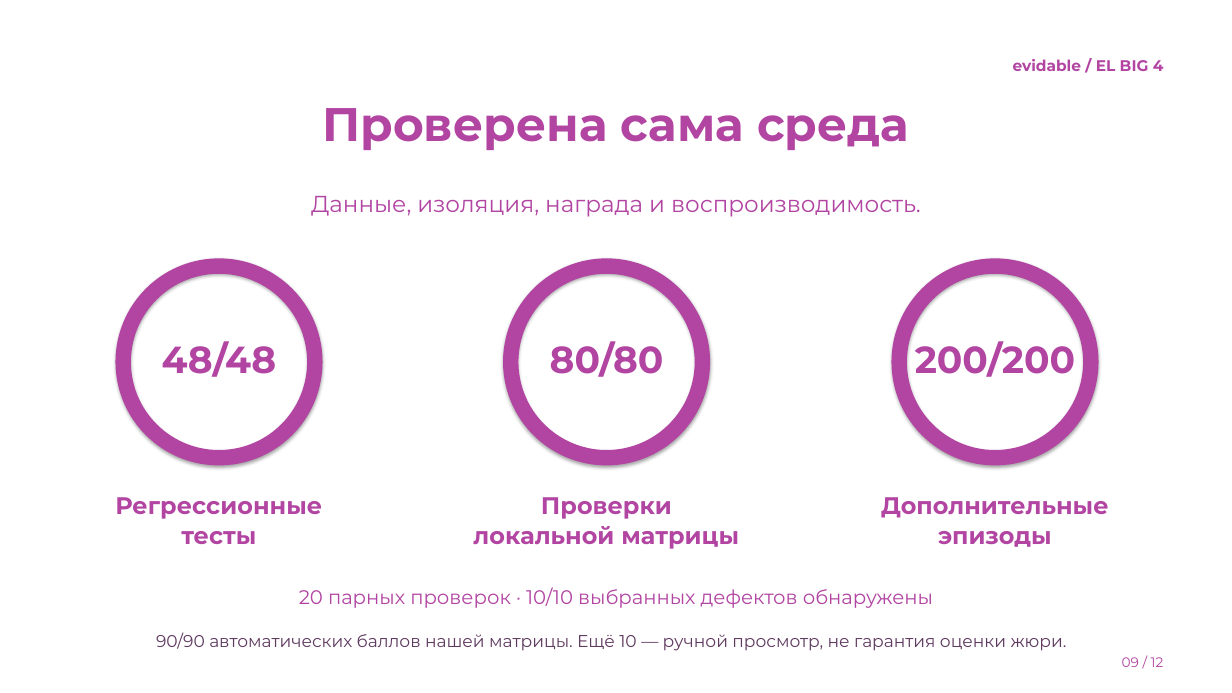
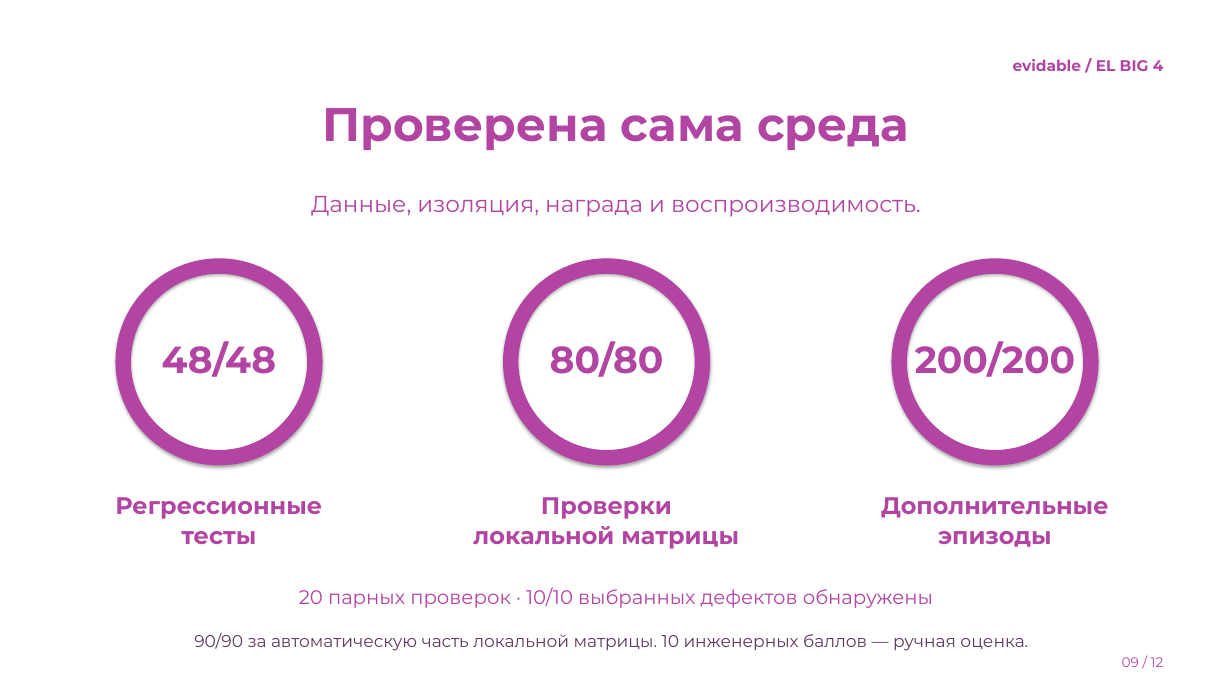
Before and after one commit to amurapan/genesis, a slide deck: slide 9 of demo/presentation.pptx. Drawn at 1232x693 pixels with LibreOffice and Linux fonts; fonts in the diff are those of the drawing; background and template pictures are left out. Boxes give left, top, right and bottom in pixels: in the first picture for what was removed or moved away, otherwise in the second. Text is boxed around its words. In the diff, an @@ line names an element or a change of style, - is before the commit and + after.

```diff
--- a/demo/presentation.pptx
+++ b/demo/presentation.pptx
@@ text at [194,632,1028,651]: text changed @@
-90/90 автоматических баллов нашей матрицы. Ещё 10 — ручной просмотр, не гарантия оценки жюри.
+90/90 за автоматическую часть локальной матрицы. 10 инженерных баллов — ручная оценка.
```
Also in this commit, not shown: 4 other slides changed, 1 slide added, 1 slide removed, 26 other files.
